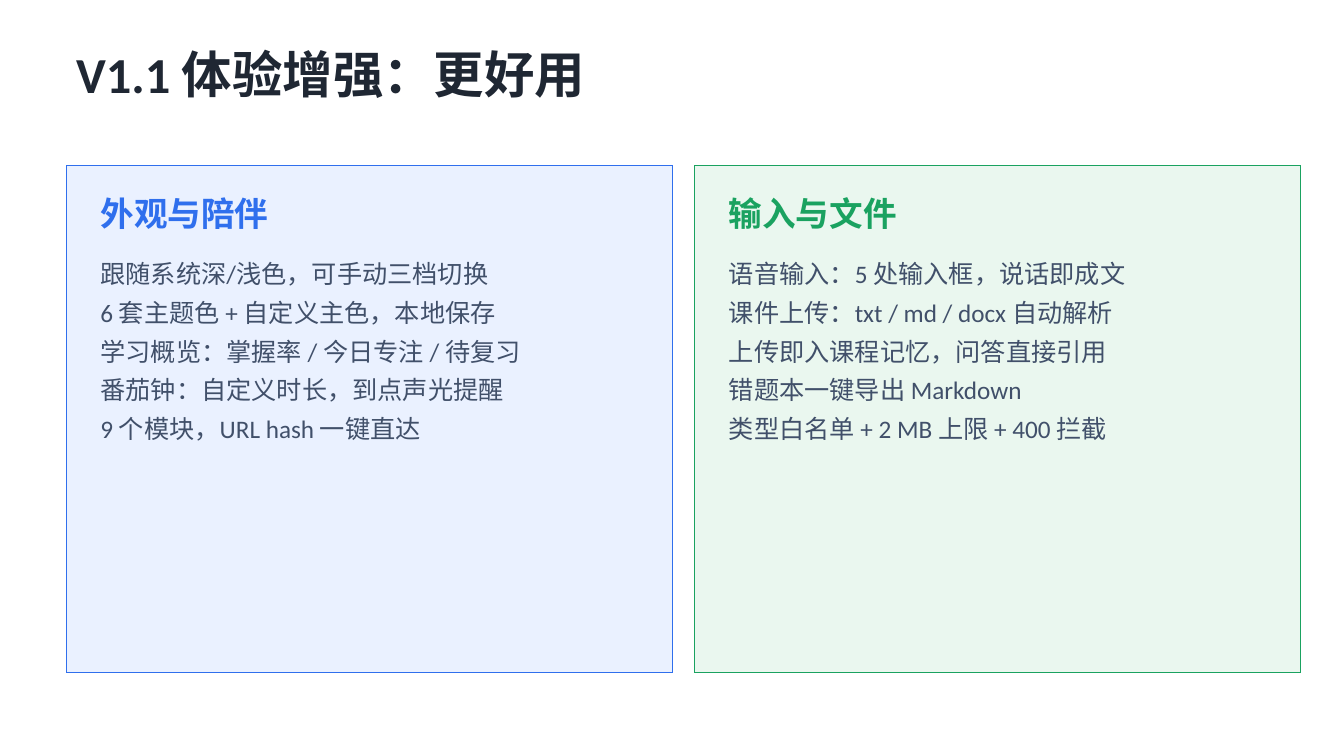
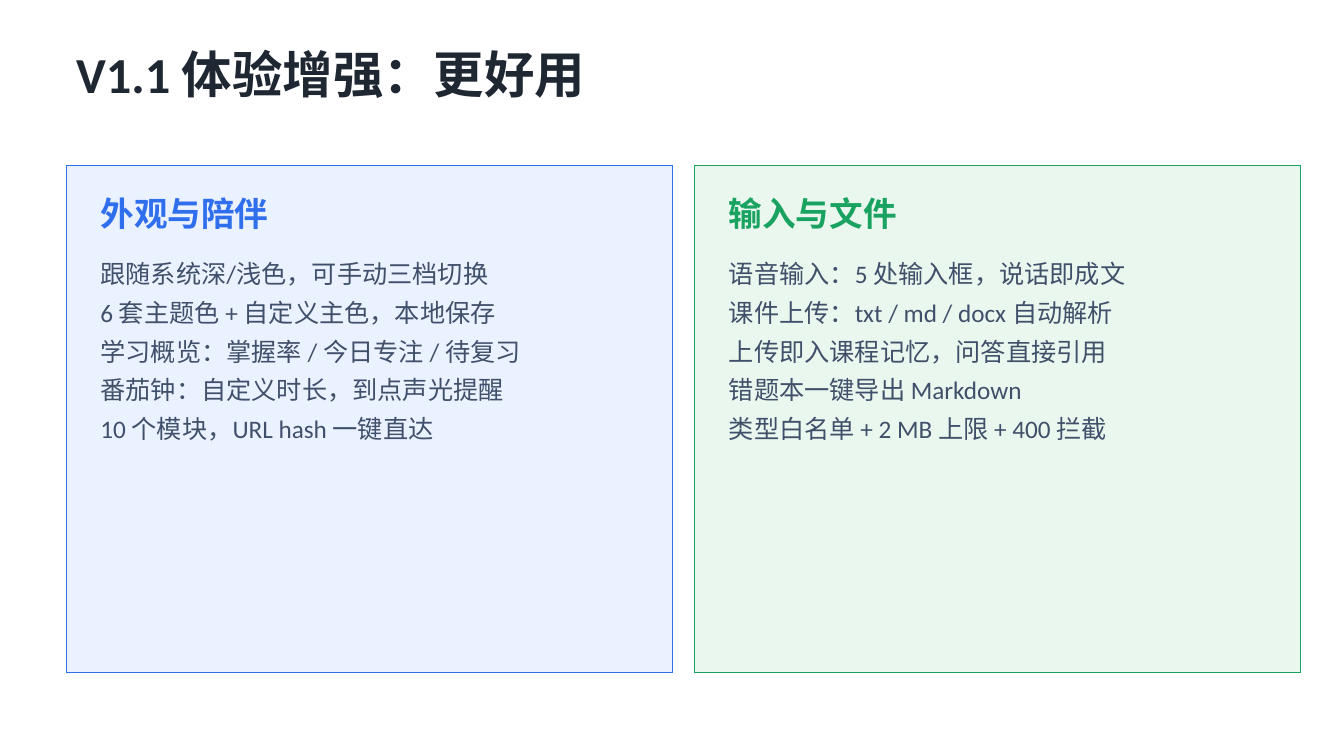
Before and after one commit to kecit33/ai-agent-study, a slide deck: slide 9 of docs/AI校园学习陪伴助手_答辩.pptx. Drawn at 1344x756 pixels with LibreOffice and Linux fonts; fonts in the diff are those of the drawing. Boxes give left, top, right and bottom in pixels: in the first picture for what was removed or moved away, otherwise in the second. Text is boxed around its words. In the diff, an @@ line names an element or a change of style, - is before the commit and + after.

```diff
--- a/docs/AI校园学习陪伴助手_答辩.pptx
+++ b/docs/AI校园学习陪伴助手_答辩.pptx
@@ text at box(100, 417, 434, 441): text changed @@
-9 个模块，URL hash 一键直达
+10 个模块，URL hash 一键直达
```
Also in this commit, not shown: 2 other slides changed, 1 slide added, 9 other files.
